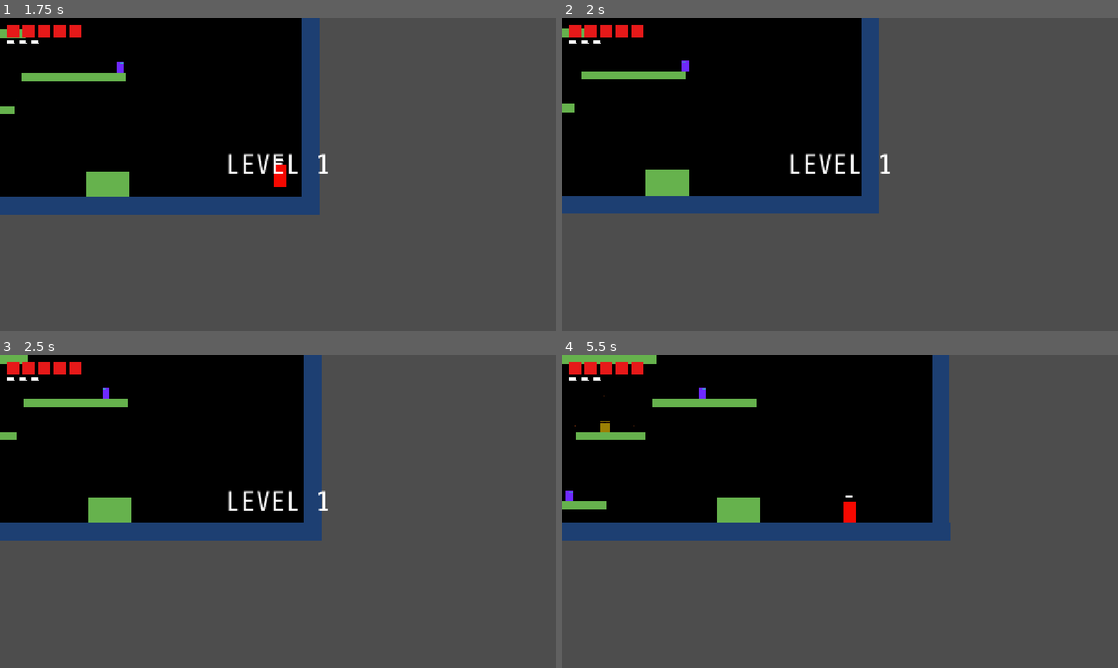
Above: before the commit, frames 1-4 (two rows, left to right).
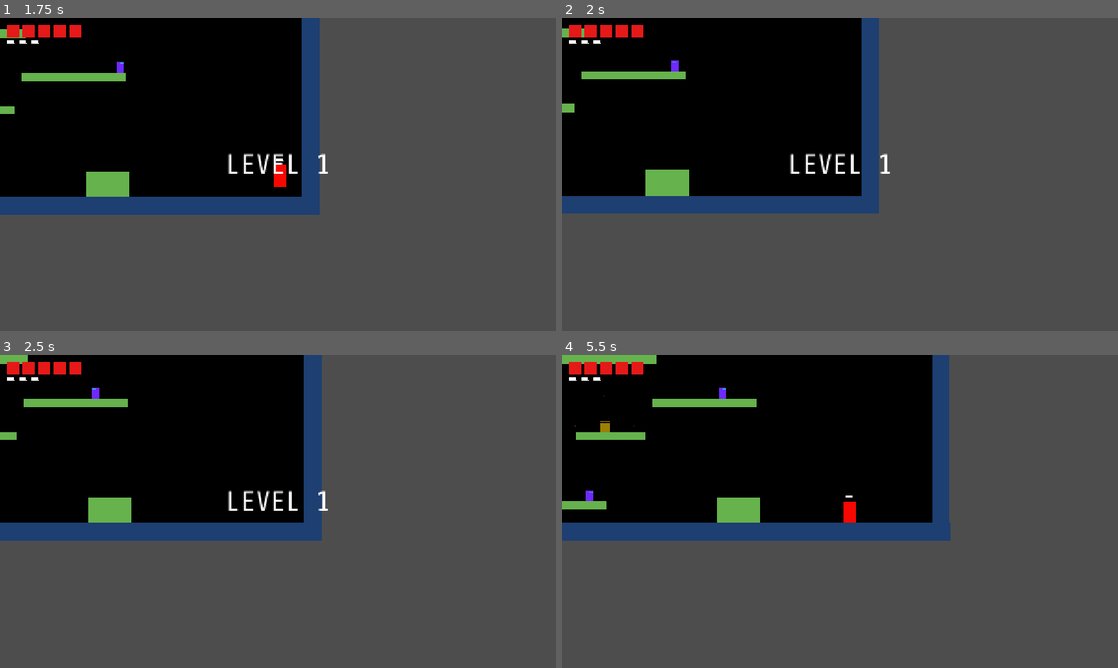
Above: after the commit, the same moments.

Repository: danngreen/fuzzy-world-2.0
Game: Godot game, scene res://scenes/main.tscn
The game is run twice, just before and just after one commit, with the same random seed, the same clock (stepped at 60 frames per second) and the same inputs.
Inputs:
- Up to frame 1 (1.75 s): tap Enter at 0.5 s; hold Right (move_right) from 0.53 s (still down); tap Space (jump) at 0.77, 1.52 s
- Up to frame 2 (2 s): keep holding Right (move_right)
- Up to frame 3 (2.5 s): release Right (move_right) at 2.03 s; hold Left (move_left) from 2.03 s (still down)
- Up to frame 4 (5.5 s): release Left (move_left) at 2.78 s; hold Right (move_right) 2.78-4.28 s; tap Space (jump) at 3.02, 3.77, 4.52 s; hold Left (move_left) 4.28-5.03 s; hold Right (move_right) from 5.03 s (still down)

Frame 1 is identical in both runs. In frame 2, 0.1% of the frame differs, in the area x 19-23%, y 13-18%; in frame 3, less than 0.1%; in frame 4, 0.2%, in the area x 0-30%, y 10-47%.

Commit message:
Patrol enemies don't walk off edges

Diff:
--- a/scenes/enemies/patrol_enemy.gd
+++ b/scenes/enemies/patrol_enemy.gd
@@ -10,6 +10,12 @@
 
 func _ready() -> void:
 	add_to_group("enemies")
+	add_to_group("patrol")
+	# Patrol enemies pass through each other
+	for node in get_tree().get_nodes_in_group("patrol"):
+		if node != self:
+			add_collision_exception_with(node)
+			node.add_collision_exception_with(self)
 
 
 func _physics_process(delta: float) -> void:
@@ -17,13 +23,19 @@
 	if not is_on_floor():
 		velocity.y = minf(velocity.y + GRAVITY * delta, MAX_FALL_SPEED)
 
+	# Edge detection BEFORE moving — cast straight down from leading edge
+	$EdgeDetector.position.x = direction * 10.0
+	$EdgeDetector.target_position = Vector2(0, 20)
+	$EdgeDetector.force_raycast_update()
+	if is_on_floor() and not $EdgeDetector.is_colliding():
+		direction *= -1.0
+
 	# Move horizontally
 	velocity.x = direction * speed
 
 	move_and_slide()
 
 	# Check slide collisions
-	var reversed := false
 	for i in get_slide_collision_count():
 		var collision = get_slide_collision(i)
 		var collider = collision.get_collider()
@@ -39,25 +51,10 @@
 				collider.velocity.y = -200.0
 				collider.take_damage()
 			break
-		# Reverse on hitting another enemy or a moving platform from the side
-		if absf(collision.get_normal().x) > 0.5:
-			if not reversed:
-				direction *= -1.0
-				reversed = true
-				global_position.x += collision.get_normal().x * 2.0
-			break
 
-	# Turn around on wall (skip if already reversed from a collision)
-	if not reversed and is_on_wall():
+	# Turn around on wall
+	if is_on_wall():
 		direction *= -1.0
-
-	# Turn around at ledge — check if raycast lost ground
-	if is_on_floor():
-		if not $EdgeDetector.is_colliding():
-			direction *= -1.0
-
-	# Keep raycast pointing in movement direction
-	$EdgeDetector.target_position.x = direction * 16.0
 
 	# Flip sprite
 	$Sprite.scale.x = sign(direction) * absf($Sprite.scale.x)
